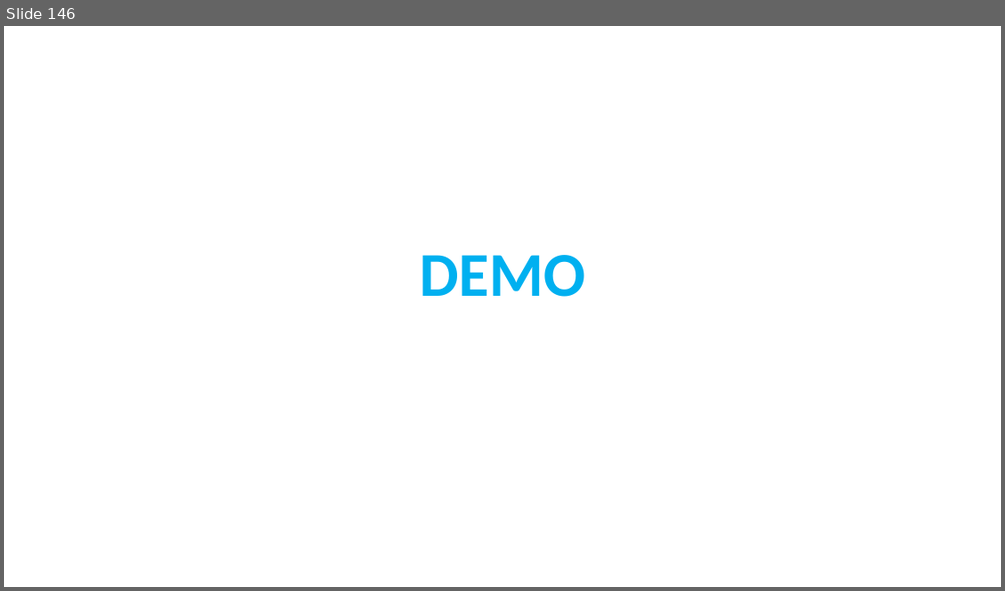
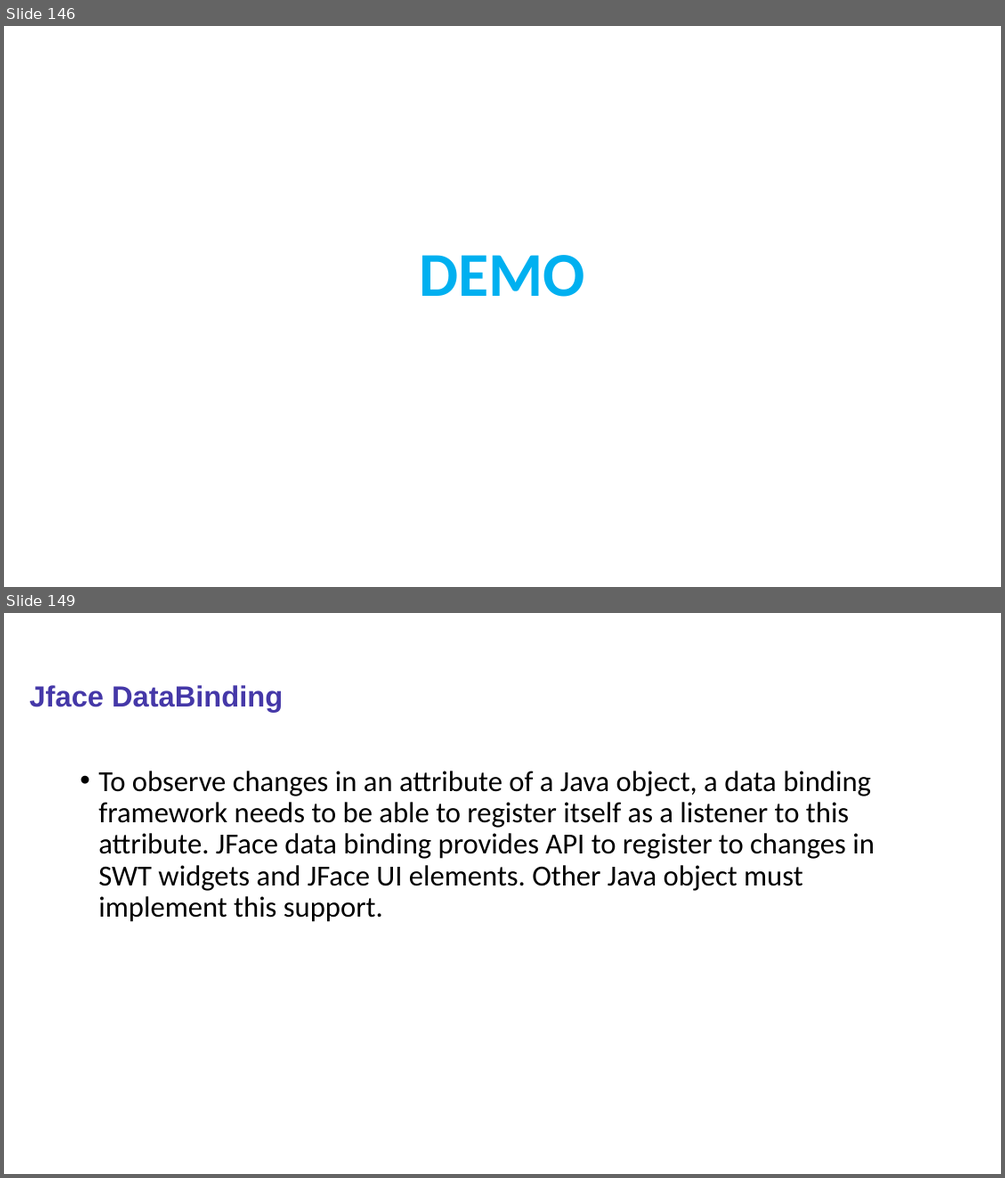
Before and after one commit to sabir123/RCP.Presentations, a slide deck: Eclipse_RCP_Training.pptx. Shown one above the other, each under a label of ours: slide 146 before the commit, slides 146 and 149 after it; the slides between them are not shown. The pictures are 1005x591 and 1005x1178 pixels, drawn with LibreOffice and Linux fonts; fonts in the diff are those of the drawing. Boxes give left, top, right and bottom in pixels: in the first picture for what was removed or moved away, otherwise in the second. Text is boxed around its words. In the diff, an @@ line names an element or a change of style, - is before the commit and + after.

```diff
--- a/Eclipse_RCP_Training.pptx
+++ b/Eclipse_RCP_Training.pptx
@@ slide 149 added at <box>4,613,1001,1174</box>, background #FFFFFF @@
@@ title added at <box>30,685,283,711</box>, 28 pt, text #4538A8, bold @@
+Jface DataBinding
@@ text added at <box>98,771,874,922</box>, 28 pt, text #000000 @@
+• To observe changes in an attribute of a Java object, a data binding framework needs to be able to register itself as a listener to this attribute. JFace data binding provides API to register to changes in SWT widgets and JFace UI elements. Other Java object must implement this support.
```
Also in this commit, not shown: 32 other slides added.
